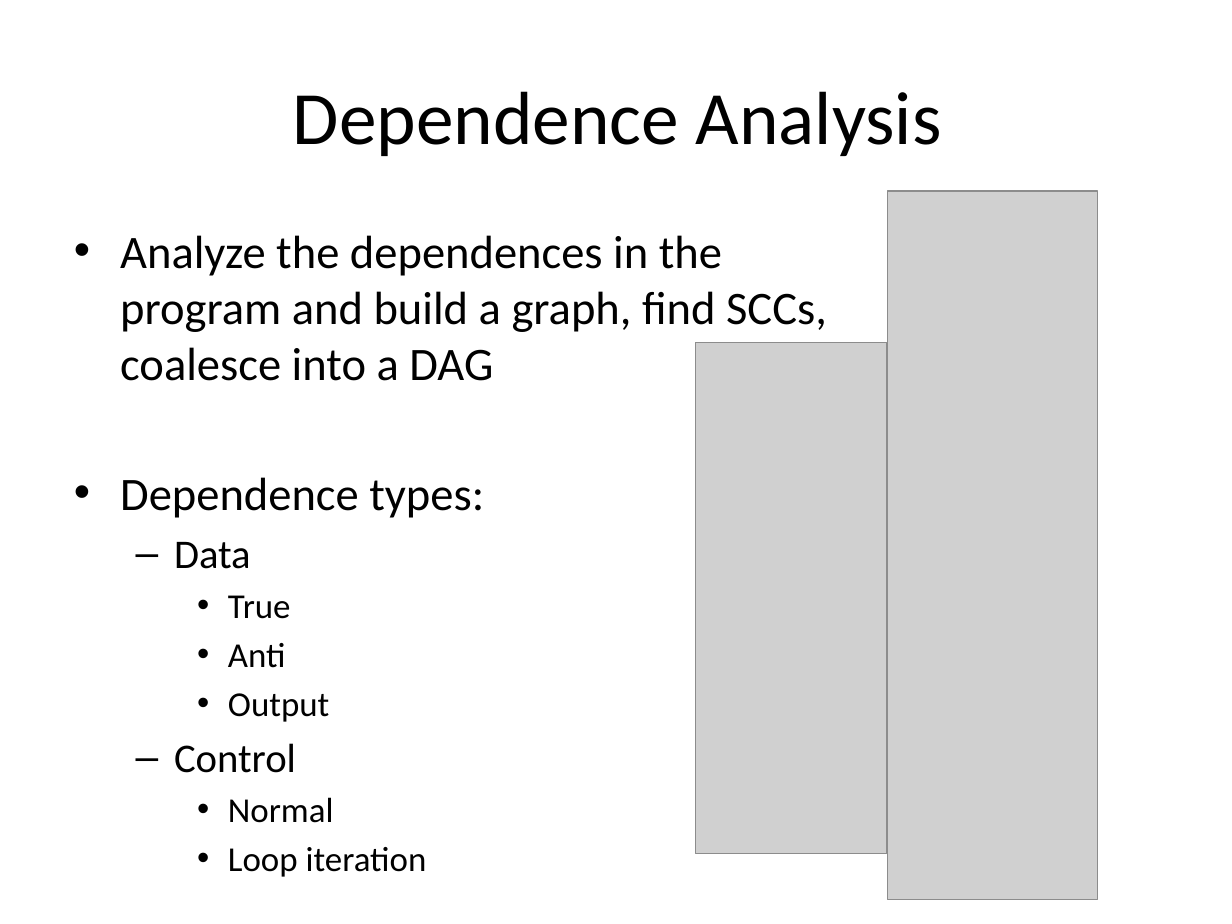
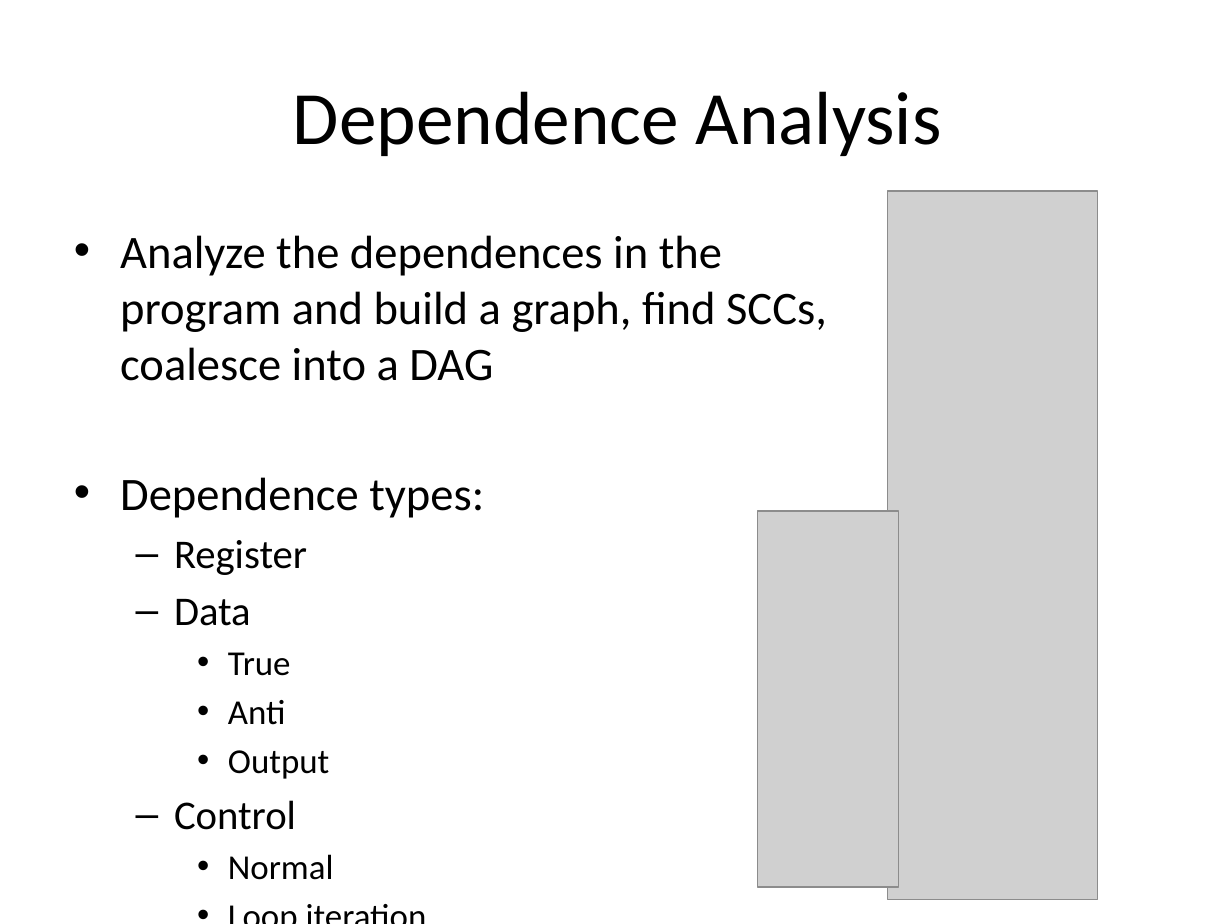
Before and after one commit to djsutherland/dswp-plus, a slide deck: slide 3 of doc/15745poster.pptx. Drawn at 1232x924 pixels with LibreOffice and Linux fonts; fonts in the diff are those of the drawing; grey boxes stand for pictures. Boxes give left, top, right and bottom in pixels: in the first picture for what was removed or moved away, otherwise in the second. Text is boxed around its words. In the diff, an @@ line names an element or a change of style, - is before the commit and + after.

```diff
--- a/doc/15745poster.pptx
+++ b/doc/15745poster.pptx
@@ picture: place and size @@
-picture at <box>695,342,887,854</box>
+picture at <box>758,511,899,887</box>
@@ text at <box>174,540,307,575</box>: paragraph added @@
+  – Register
```
Also in this commit, not shown: 5 other slides changed, 1 slide added, 1 slide removed.
